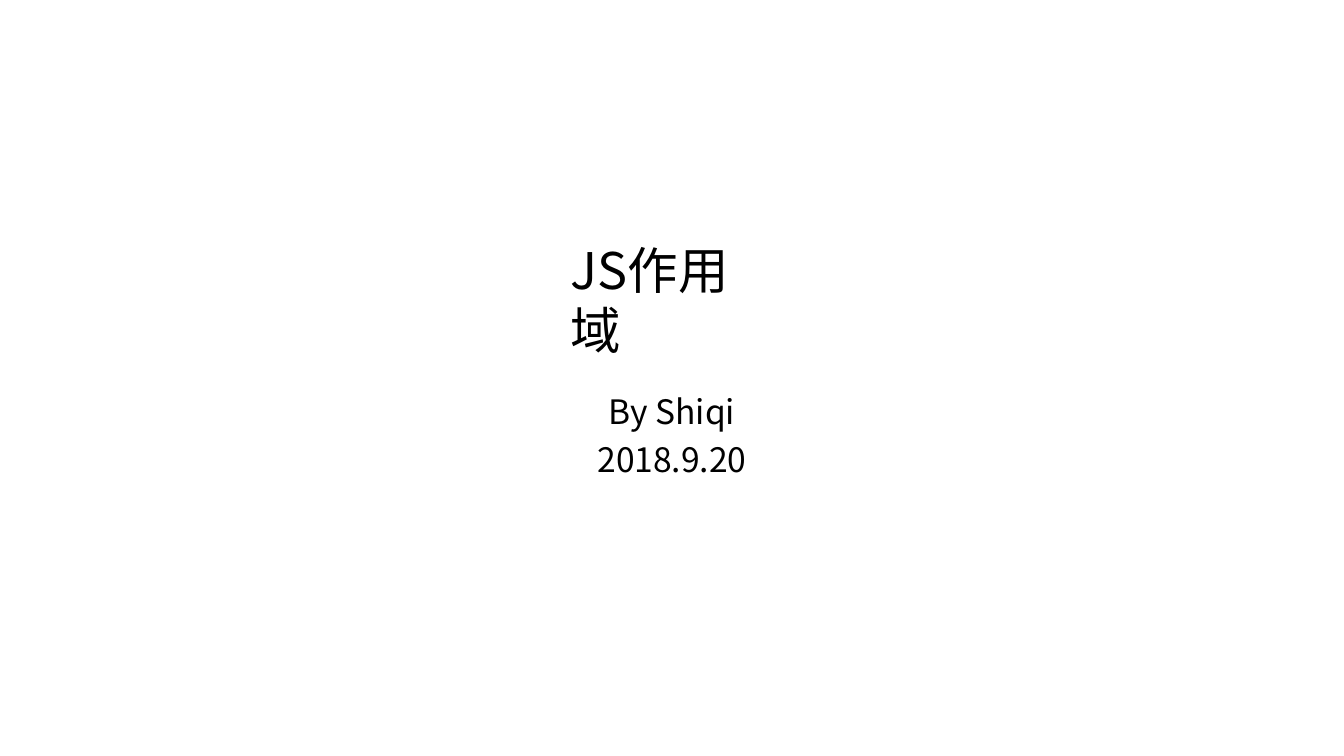
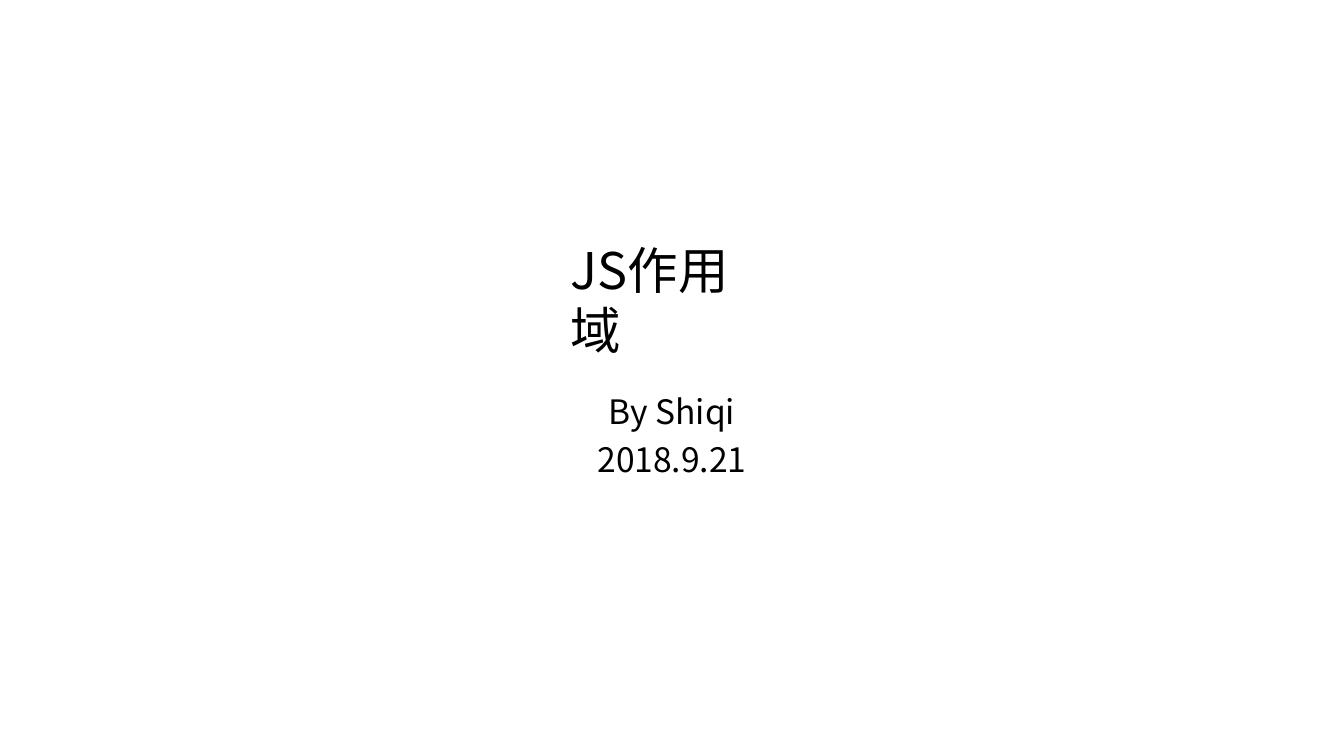
Before and after one commit to timeless15/timeless15.github.io, a slide deck: slide 1 of scope.pptx. Drawn at 1344x756 pixels with LibreOffice and Linux fonts; fonts in the diff are those of the drawing. Boxes give left, top, right and bottom in pixels: in the first picture for what was removed or moved away, otherwise in the second. Text is boxed around its words. In the diff, an @@ line names an element or a change of style, - is before the commit and + after.

```diff
--- a/scope.pptx
+++ b/scope.pptx
@@ text at [597, 447, 746, 473]: text changed @@
-2018.9.20
+2018.9.21
```
Also in this commit, not shown: 4 other slides changed, 10 slides added, 1 slide removed, 8 other files.
